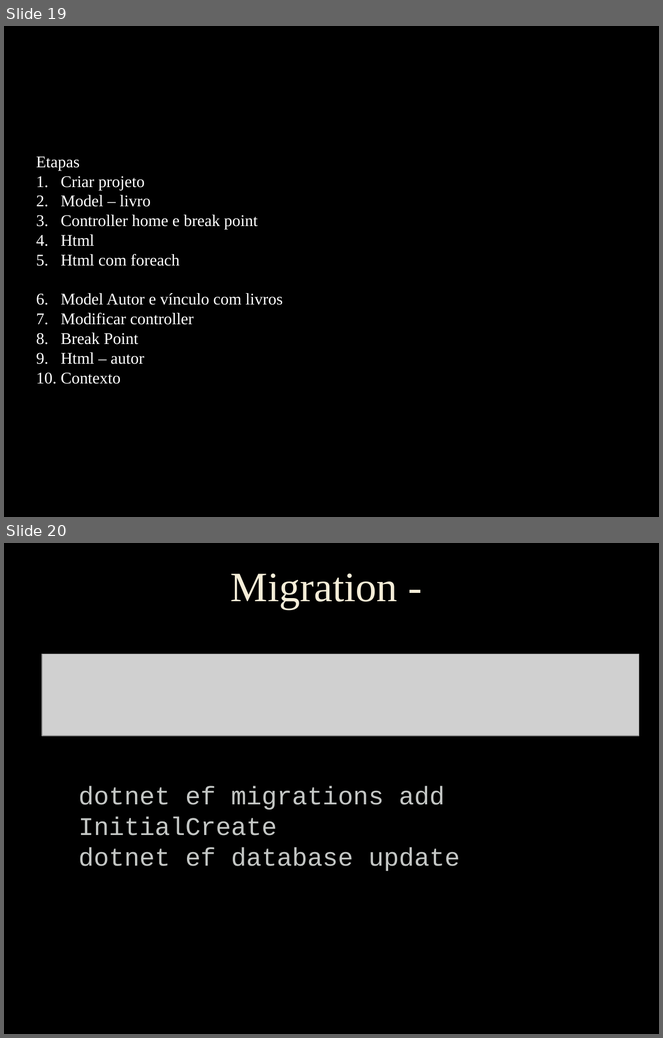
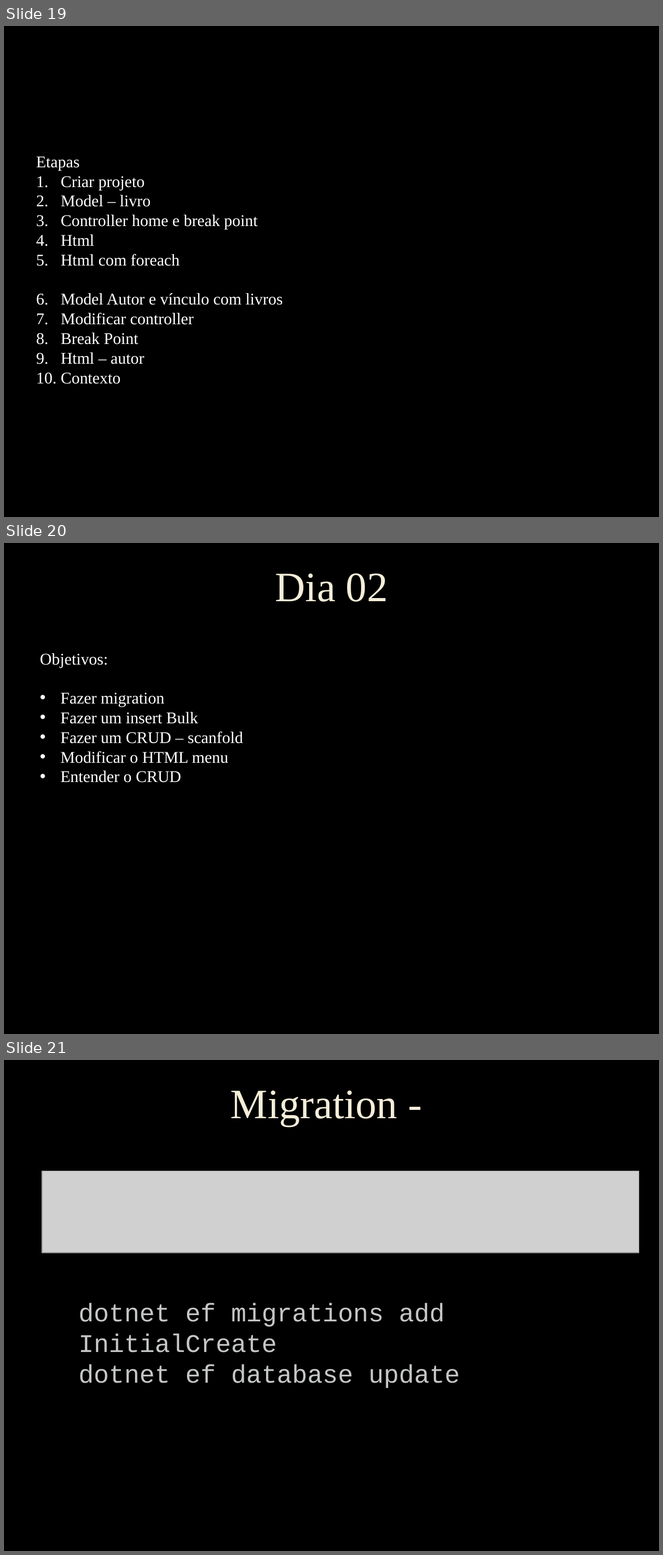
Before and after one commit to dorathoto/Gauss.MVC.Projeto01, a slide deck: Gauss.MVC.Projeto01/MVC.pptx. Shown one above the other, each under a label of ours: slides 19 and 20 before the commit, slides 19, 20 and 21 after it. The pictures are 663x1038 and 663x1555 pixels, drawn with LibreOffice and Linux fonts; fonts in the diff are those of the drawing; grey boxes stand for pictures; background and template pictures are left out. Boxes give left, top, right and bottom in pixels: in the first picture for what was removed or moved away, otherwise in the second. Text is boxed around its words. In the diff, an @@ line names an element or a change of style, - is before the commit and + after.

```diff
--- a/Gauss.MVC.Projeto01/MVC.pptx
+++ b/Gauss.MVC.Projeto01/MVC.pptx
@@ slide 20 added at bbox=[4, 543, 659, 1034], background picture (left out) @@
@@ title added at bbox=[275, 573, 388, 602], 46 pt, text #F4EDD8 @@
+Dia 02
@@ text added at bbox=[40, 653, 243, 783], 18 pt, text #FFFFFF @@
+Objetivos:
+• Fazer migration
+• Fazer um insert Bulk
+• Fazer um CRUD – scanfold
+• Modificar o HTML menu
+• Entender o CRUD
@@ what was slide 20 is now slide 21 @@
```
Also in this commit, not shown: 1 slide changed, 1 other slide added, 1 other file.
